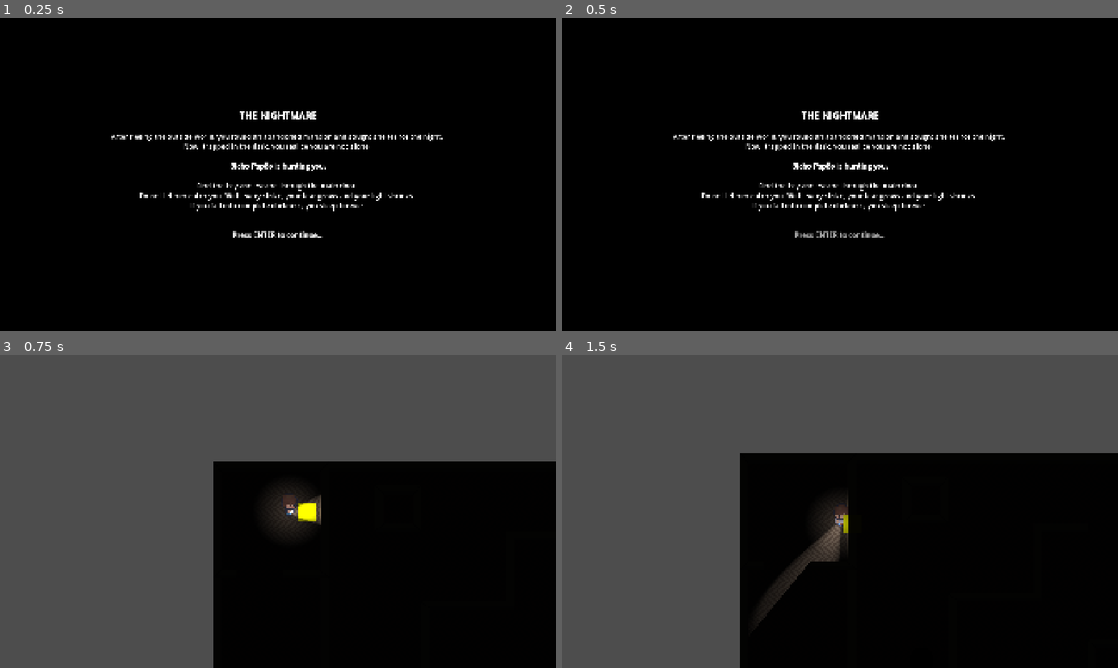
Above: before the commit, frames 1-4 (two rows, left to right).
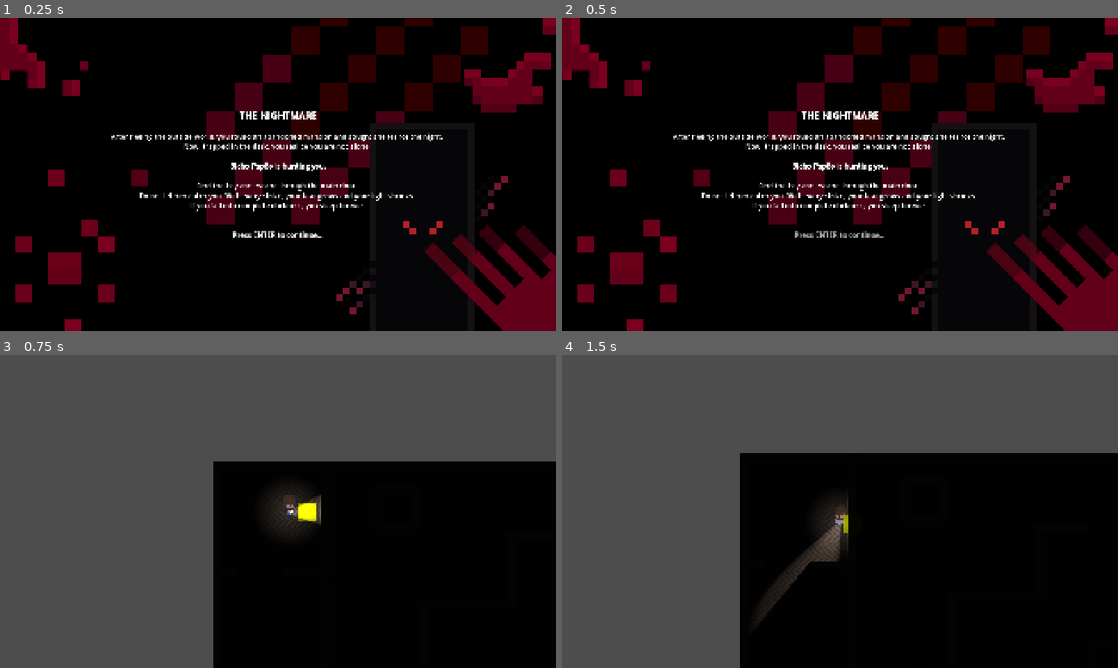
Above: after the commit, the same moments.

Repository: davidantunes23/dj_prototype
Game: Godot game, scene res://scenes/map/start_screen.tscn
The game is run twice, just before and just after one commit, with the same random seed, the same clock (stepped at 60 frames per second) and the same inputs.
Inputs (mouse positions are in pixels of both pictures, inside the frame that each line leads up to):
- Up to frame 1 (0.25 s): no input
- Up to frame 2 (0.5 s): no input
- Up to frame 3 (0.75 s): tap Enter (ui_accept) at 0.5 s; move the mouse to (400, 495) at 0.52 s; hold D (move_right) from 0.53 s (still down); hold Enter (ui_accept) from 0.53 s (still down)
- Up to frame 4 (1.5 s): move the mouse to (728, 527) at 1.27 s; release D (move_right) at 1.28 s; release Enter (ui_accept) at 1.28 s; hold S (move_down) from 1.28 s (still down); tap Q (drop) at 1.35 s

The runs differ from the first frame. In frame 1, 17% of the frame differs, in the area x 0-100%, y 0-100%; in frame 2, 17%; in frame 3, nothing differs; in frame 4, nothing differs.

Commit message:
Add background to screen scenes

Diff:
--- a/scenes/map/control_screen.tscn
+++ b/scenes/map/control_screen.tscn
@@ -1,7 +1,8 @@
 [gd_scene format=3 uid="uid://duvdk305hun58"]
 
 [ext_resource type="Script" uid="uid://b7tpnoiytiu1m" path="res://scripts/map/control_screen.gd" id="1_l81s2"]
-[ext_resource type="Texture2D" uid="uid://cdwmdh7ym2prd" path="res://assets/controls/controls.png" id="2_ek0xk"]
+[ext_resource type="Texture2D" uid="uid://do3uatx11ecis" path="res://assets/screen/blood_background.png" id="2_00rwl"]
+[ext_resource type="Texture2D" uid="uid://cdwmdh7ym2prd" path="res://assets/screen/controls.png" id="2_ek0xk"]
 
 [node name="ControlScreen" type="Control" unique_id=1026505798]
 layout_mode = 3
@@ -12,7 +13,7 @@
 grow_vertical = 2
 script = ExtResource("1_l81s2")
 
-[node name="ColorRect" type="ColorRect" parent="." unique_id=334040609]
+[node name="ColorRect" type="ColorRect" parent="." unique_id=61759698]
 layout_mode = 1
 anchors_preset = 15
 anchor_right = 1.0
@@ -20,6 +21,12 @@
 grow_horizontal = 2
 grow_vertical = 2
 color = Color(0, 0, 0, 1)
+
+[node name="TextureRect" type="TextureRect" parent="ColorRect" unique_id=485195849]
+layout_mode = 0
+offset_right = 40.0
+offset_bottom = 40.0
+texture = ExtResource("2_00rwl")
 
 [node name="TextureRect" type="TextureRect" parent="." unique_id=445399558]
 layout_mode = 1
--- a/scenes/map/start_screen.tscn
+++ b/scenes/map/start_screen.tscn
@@ -1,6 +1,7 @@
 [gd_scene format=3 uid="uid://b4r3ukj83uxhx"]
 
 [ext_resource type="Script" uid="uid://ctmc4krluny51" path="res://scripts/map/start_screen.gd" id="1_vflkj"]
+[ext_resource type="Texture2D" uid="uid://do3uatx11ecis" path="res://assets/screen/blood_background.png" id="2_sbg6m"]
 
 [node name="StartScreen" type="Control" unique_id=2040006940]
 layout_mode = 3
@@ -19,6 +20,12 @@
 grow_horizontal = 2
 grow_vertical = 2
 color = Color(0, 0, 0, 1)
+
+[node name="TextureRect" type="TextureRect" parent="ColorRect" unique_id=1845619643]
+layout_mode = 0
+offset_right = 40.0
+offset_bottom = 40.0
+texture = ExtResource("2_sbg6m")
 
 [node name="RichTextLabel" type="RichTextLabel" parent="." unique_id=1130737863]
 layout_mode = 1
Binary file added: assets/screen/blood_background.png
Not shown, changed: assets/screen/blood_background.png.import
Renamed: assets/controls/controls.png -> assets/screen/controls.png
Not shown, added: assets/screen/controls.png.import
